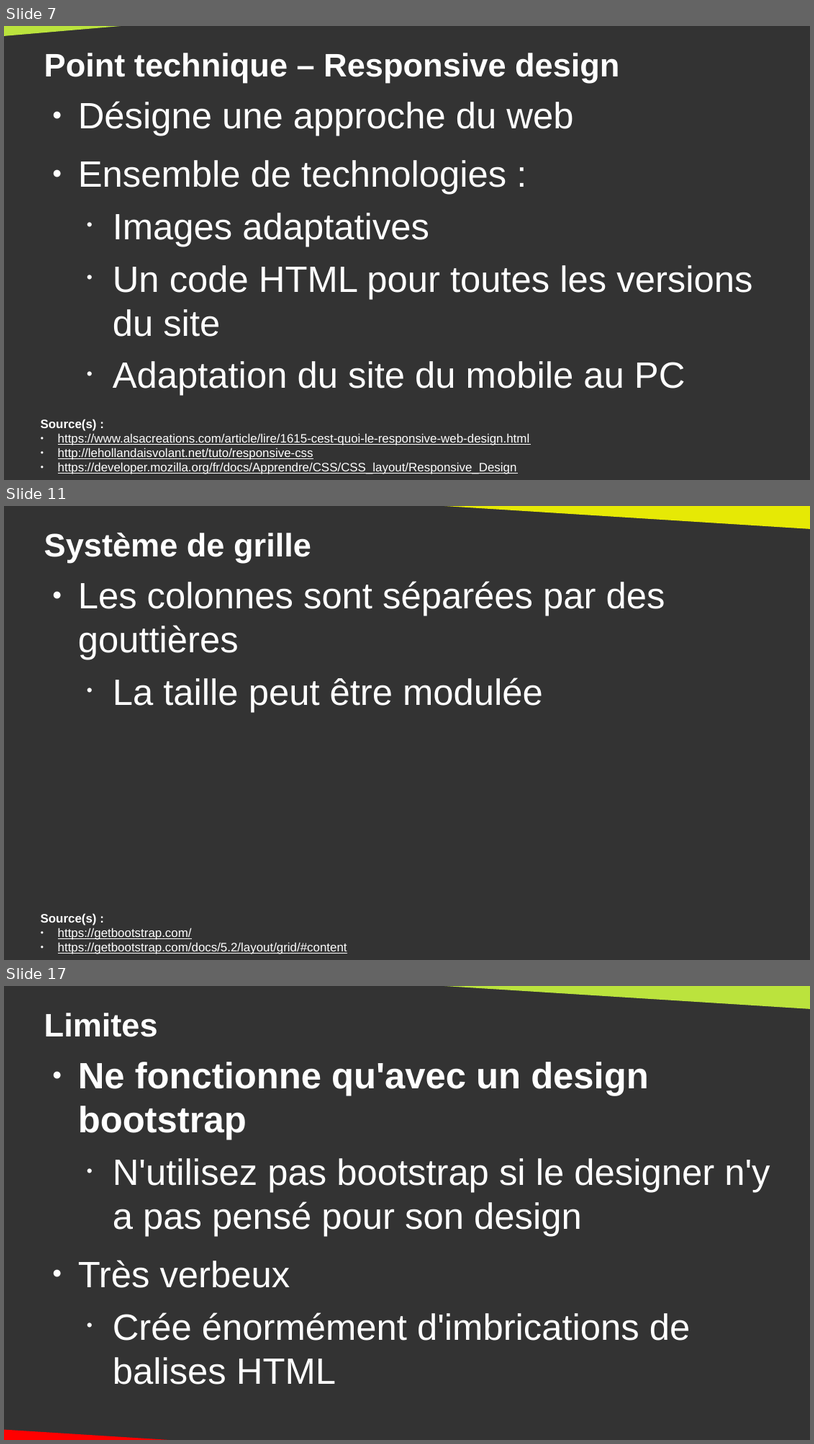
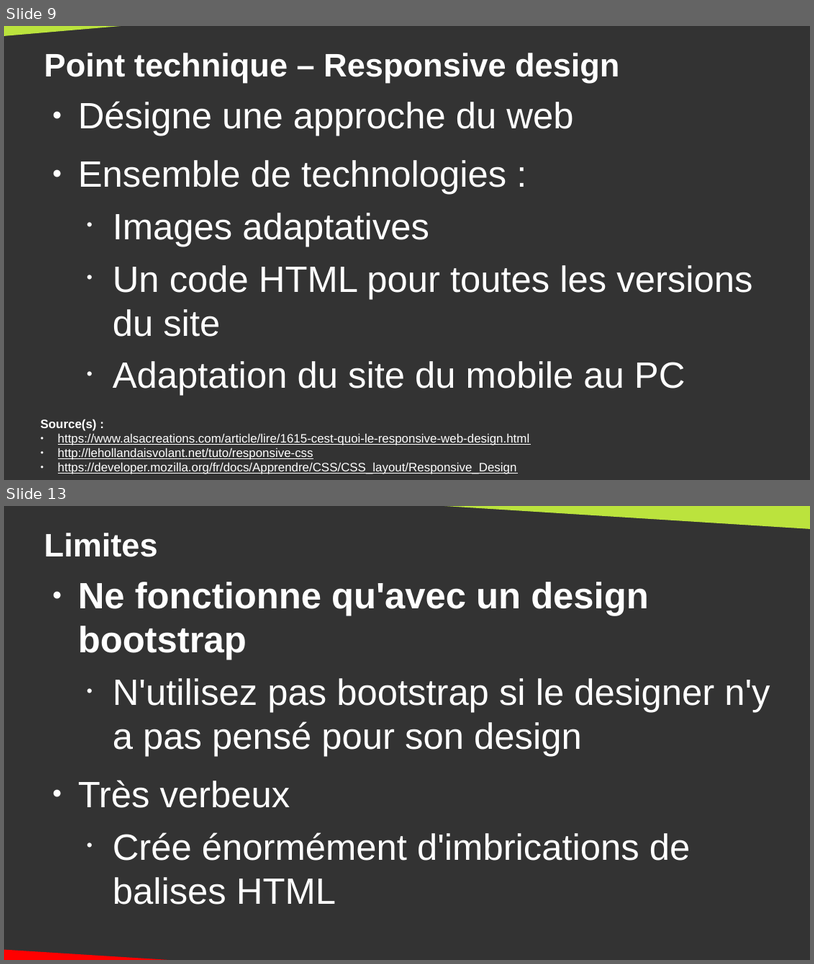
Before and after one commit to DanYellow/cours, a slide deck: integration-web-s2/cours-magistraux/numero-4/presentation.odp. Shown one above the other, each under a label of ours: slides 7, 11 and 17 before the commit, slides 9 and 13 after it; the slides between them are not shown. The pictures are 814x1444 and 814x964 pixels, drawn with LibreOffice and Linux fonts; fonts in the diff are those of the drawing. Boxes give left, top, right and bottom in pixels: in the first picture for what was removed or moved away, otherwise in the second. Text is boxed around its words. In the diff, an @@ line names an element or a change of style, - is before the commit and + after.

```diff
--- a/integration-web-s2/cours-magistraux/numero-4/presentation.odp
+++ b/integration-web-s2/cours-magistraux/numero-4/presentation.odp
@@ slide 11 removed at (4,506,810,960), background #333333 @@
@@ right triangle removed at (394,506,810,530) @@
@@ title removed at (44,533,311,562) @@
-Système de grille
@@ text removed at (78,581,666,712) @@
-● Les colonnes sont séparées par des gouttières
-  • La taille peut être modulée
@@ text removed at (41,913,347,954) @@
-Source(s) :
-● https://getbootstrap.com/
-● https://getbootstrap.com/docs/5.2/layout/grid/#content
@@ what was slide 7 is now slide 9 @@
@@ what was slide 17 is now slide 13 @@
```
Also in this commit, not shown: 3 slides changed, 6 slides added, 9 other slides removed, 46 other files.
